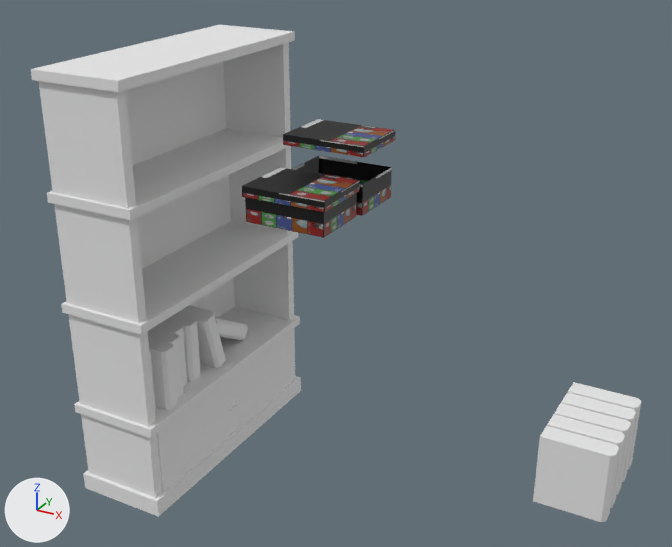
The Blender file Material/Asset_Rumah/Ruang_Tamu/Rak_Buku/Rak_Buku.blend, before and after one commit.
Both versions are drawn from a camera (50 mm lens) standing at (2.96, -3.86, 3.22) and looking at (0.85, -0.03, 1.3). Every picture has the same lights, and +X, +Y and +Z are marked at lower left.

Objects in the first picture: 'Cube.001', 'Rak_Buku.000', 'Rak_Buku.002', 'Rak_Buku_Pintu_Bawah_(L)', 'Rak_Buku_Pintu_Bawah_(L).001'.
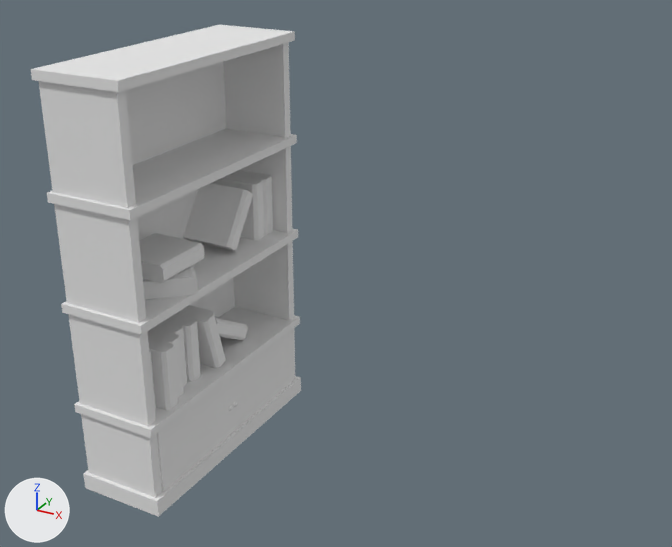
Boxes (x1, y1, x2, y2) around the edits, measured in the pictures (672 x 547 px; the box of a moved part takes in the faces that stretch with it):
'Rak_Buku.002', reshaped
    before: (148, 305, 641, 522)
    after: (139, 170, 273, 410)
'Rak_Buku.000', deleted (black)
    before: (242, 119, 395, 238)
part 1 of me_cube_000, moved or reshaped
    before: (533, 426, 619, 522)
    after: (149, 349, 156, 410)
part 2 of me_cube_000, moved or reshaped
    before: (547, 414, 625, 508)
    after: (148, 337, 178, 410)
part 3 of me_cube_000, moved or reshaped
    before: (554, 403, 631, 495)
    after: (148, 328, 183, 397)
part 4 of me_cube_000, moved or reshaped
    before: (561, 392, 636, 482)
    after: (153, 321, 187, 386)
part 5 of me_cube_000, moved or reshaped
    before: (568, 382, 641, 470)
    after: (165, 314, 201, 382)
part 6 of me_cube_000, moved or reshaped
    before: (148, 328, 183, 397)
    after: (212, 174, 264, 240)
part 7 of me_cube_000, moved or reshaped
    before: (153, 321, 187, 386)
    after: (231, 170, 273, 235)
part 8 of me_cube_000, moved or reshaped
    before: (165, 314, 201, 382)
    after: (183, 183, 253, 251)
part 9 of me_cube_000, moved or reshaped
    before: (176, 305, 226, 368)
    after: (143, 266, 198, 300)
part 10 of me_cube_000, moved or reshaped
    before: (215, 317, 248, 340)
    after: (139, 233, 205, 283)

The edits, one by one:
me_cube_000 has 192 vertices, 156 faces and spans x -1.29..1.4, y -0.66..0.35, z 0.55..0.91.
me_cube_000 is used by ob_rak_buku_002; location (1.0, 0.0, 0.0).
me_cube_000 part 1: the loose piece of 16 vertices spanning x 1.07..1.4, y -0.37..-0.27, z 0.55..0.9 is moved by (-2.34, -0.29, 0.0).
me_cube_000 part 2: the loose piece of 16 vertices spanning x 1.07..1.4, y -0.26..-0.16, z 0.55..0.9 is moved by (-2.27, -0.3, 0.0).
me_cube_000 part 3: the loose piece of 16 vertices spanning x 1.07..1.4, y -0.15..-0.05, z 0.55..0.9 is moved by (-2.31, -0.31, 0.0).
me_cube_000 part 4: the loose piece of 16 vertices spanning x 1.07..1.4, y -0.04..0.06, z 0.55..0.9 is moved by (-2.36, -0.32, 0.0).
me_cube_000 part 5: the loose piece of 16 vertices spanning x 1.07..1.4, y 0.07..0.17, z 0.55..0.9 is moved by (-2.34, -0.33, 0.0).
me_cube_000 part 6: the loose piece of 16 vertices spanning x -1.24..-0.91, y -0.46..-0.36, z 0.55..0.9 is moved by (-0.05, 0.93, 0.6).
me_cube_000 part 7: the loose piece of 16 vertices spanning x -1.29..-0.96, y -0.36..-0.26, z 0.55..0.9 is moved by (0.0, 0.93, 0.6).
me_cube_000 part 8: the loose piece of 16 vertices spanning x -1.27..-0.94, y -0.26..-0.16, z 0.55..0.9 is turned -34.9 degrees about the x axis through its middle, then moved by (-0.02, 0.53, 0.6).
me_cube_000 part 9: the loose piece of 16 vertices spanning x -1.23..-0.9, y -0.15..0.03, z 0.55..0.91 is multiplied about its middle by the matrix ((0.742, -0.174, 0.648), (0.671, 0.192, -0.716), (0.0, 0.966, 0.259)), then moved by (0.02, -0.24, 0.47).
me_cube_000 part 10: the loose piece of 16 vertices spanning x -1.29..-0.96, y -0.01..0.35, z 0.55..0.81 is turned 30 degrees about the x axis through its middle, then moved by (0.06, -0.47, 0.62).
Object 'Rak_Buku.000' (ob_rak_buku_000) is deleted.
